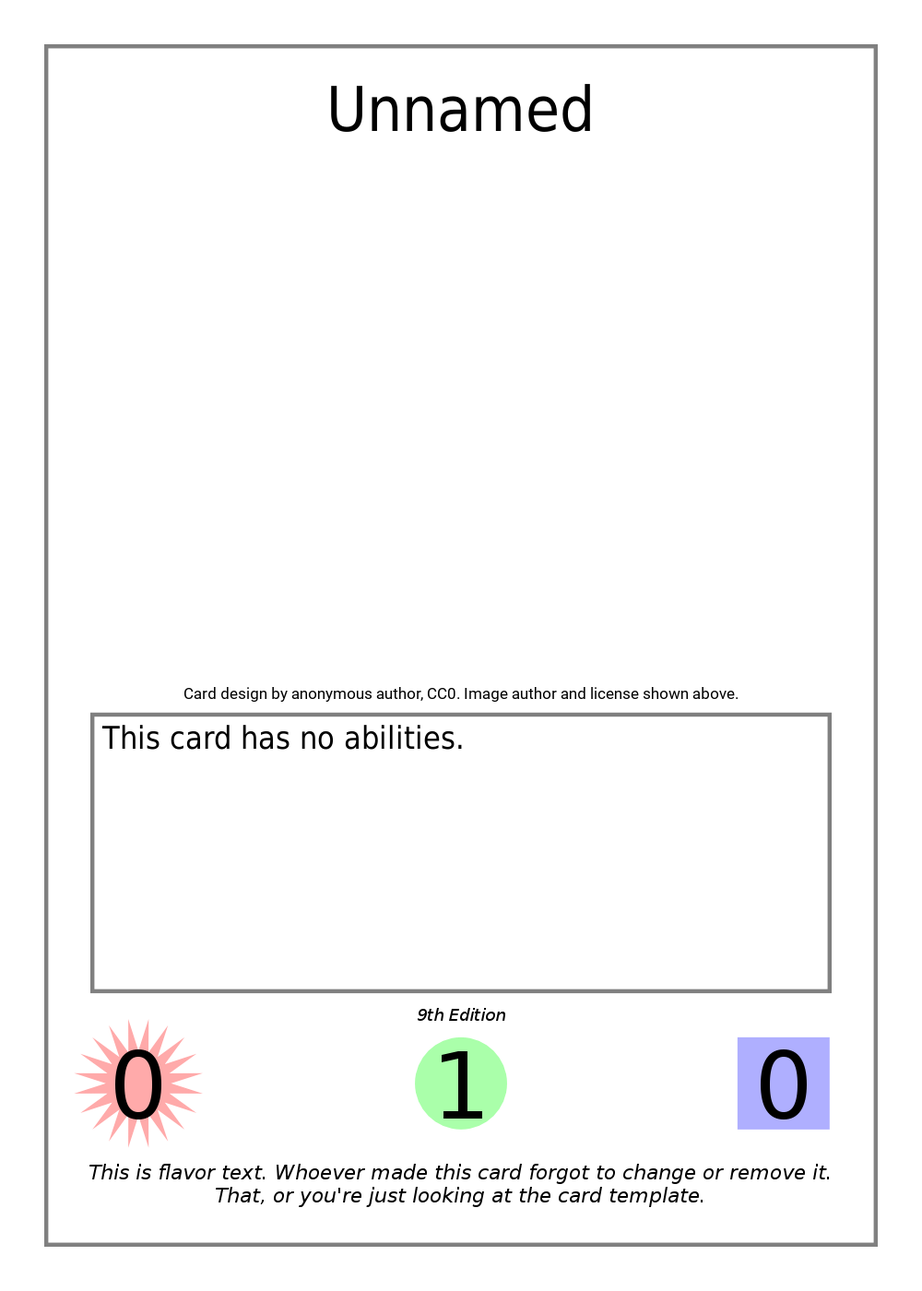
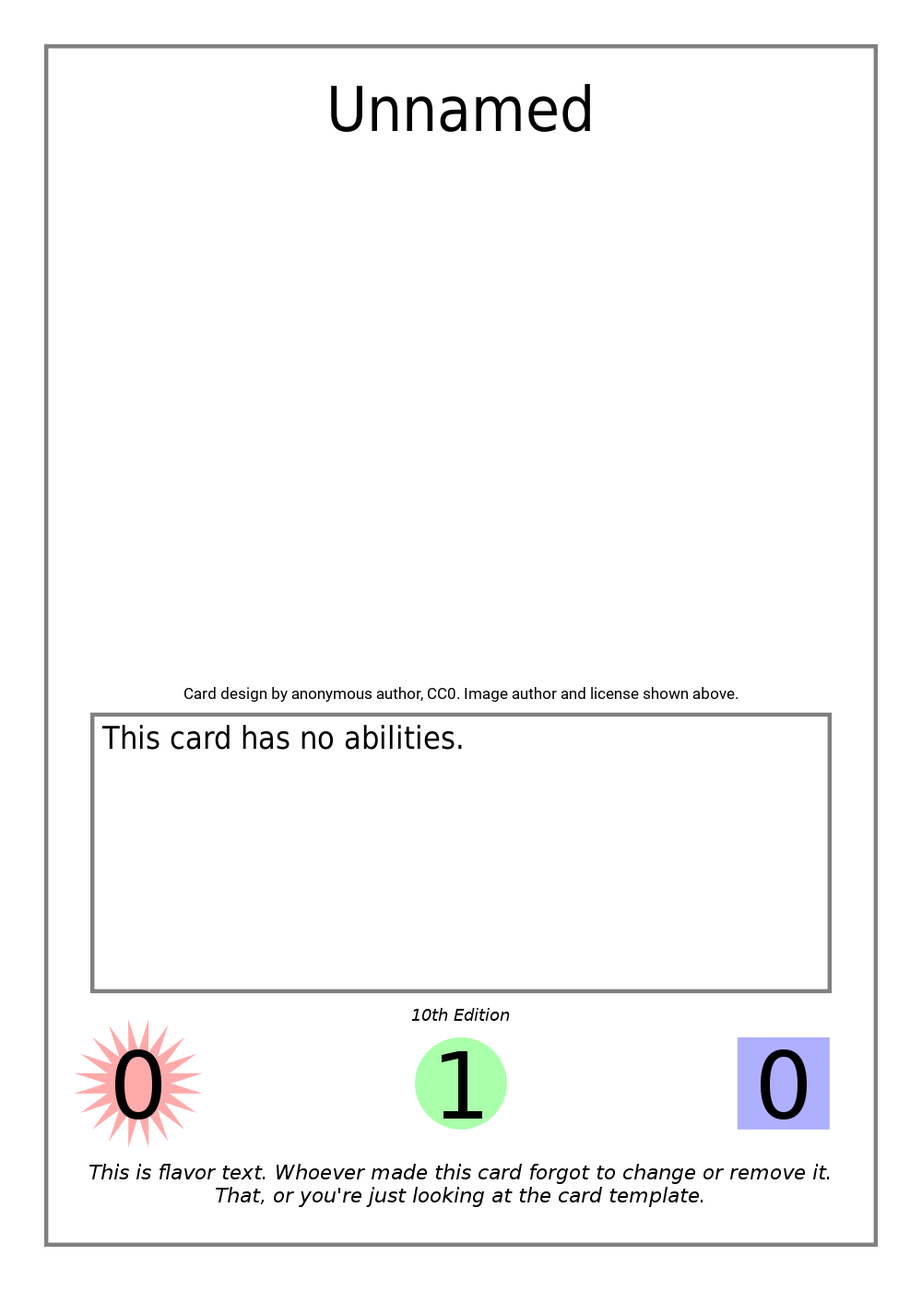
Revision of a layered (922, 1291) image; what changed, layer by layer:
painted on "Edition Indicator" over 411, 1008, 511, 1022
